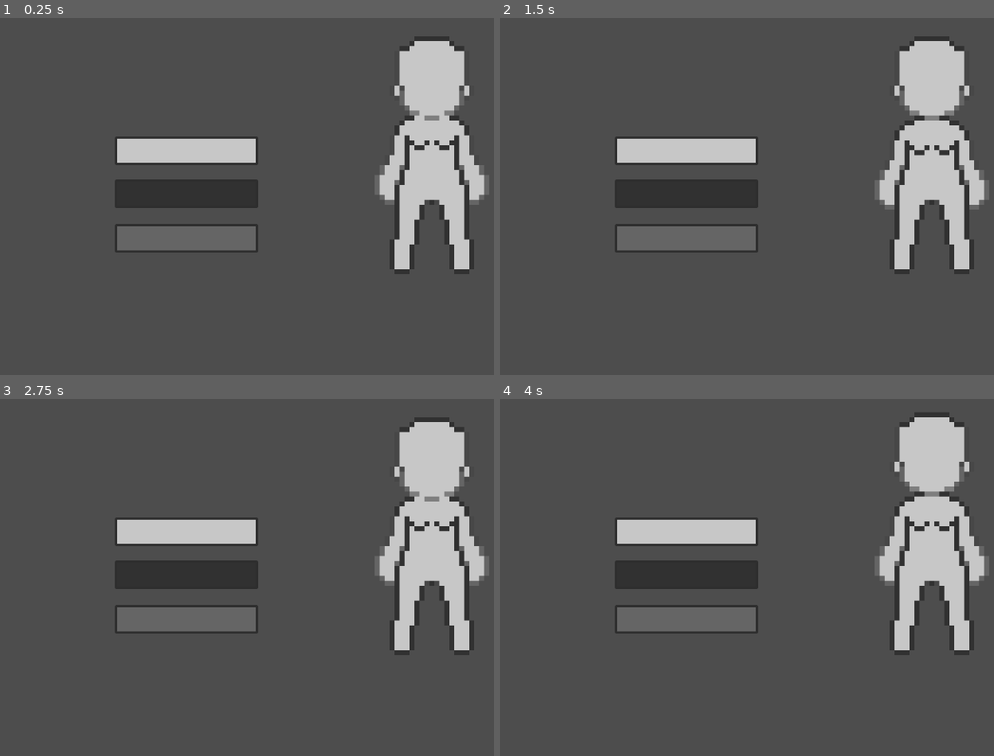
Above: before the commit, frames 1-4 (two rows, left to right).
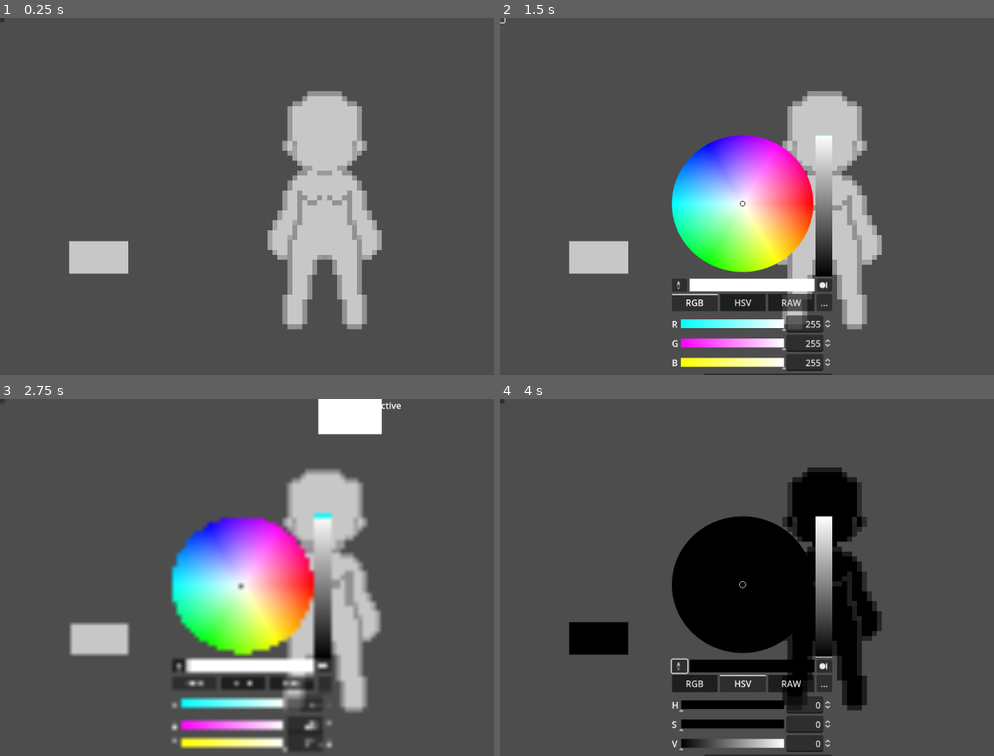
Above: after the commit, the same moments.

Repository: p1petto/Character-maker
Game: Godot game, scene res://Scenes/custom_color_picker.tscn
The game is run twice, just before and just after one commit, with the same random seed, the same clock (stepped at 60 frames per second) and the same inputs.
Inputs (mouse positions are in pixels of both pictures, inside the frame that each line leads up to):
- Up to frame 1 (0.25 s): no input
- Up to frame 2 (1.5 s): click (598, 257) at 0.52 s; click (500, 21) at 1.27 s
- Up to frame 3 (2.75 s): click (177, 666) at 2.02 s
- Up to frame 4 (4 s): click (692, 684) at 2.75 s, where only the run after the commit has a clickable "RGB"; click (742, 684) at 3.5 s, where only the run after the commit has a clickable "HSV"

The runs differ from the first frame. In frame 1, 24% of the frame differs, in the area x 0-99%, y 0-88%; in frame 2, 33%; in frame 3, 35%, in the area x 0-99%, y 0-99%; in frame 4, 34%.

Commit message:
interpolation

Diff:
--- a/Scenes/custom_color_picker.tscn
+++ b/Scenes/custom_color_picker.tscn
@@ -1,17 +1,82 @@
-[gd_scene load_steps=14 format=3 uid="uid://bfcphxa42tny2"]
-
-[ext_resource type="Shader" path="res://Shader/custom_color_picker.gdshader" id="1_mox7f"]
+[gd_scene load_steps=17 format=3 uid="uid://bfcphxa42tny2"]
+
 [ext_resource type="Texture2D" uid="uid://p6tehafnukq0" path="res://Sprites/FemDownIdle.png" id="2_iwkxb"]
 [ext_resource type="Script" path="res://Scripts/AnimatedSprite2D.gd" id="3_5trcp"]
+[ext_resource type="Script" path="res://Scripts/ButtonColor.gd" id="5_553nq"]
+
+[sub_resource type="Shader" id="Shader_7k4lf"]
+code = "shader_type canvas_item;
+uniform vec4 oldcolor1 : source_color;
+uniform vec4 oldcolor2 : source_color;
+uniform vec4 oldcolor3 : source_color;
+uniform vec4 oldcolor4 : source_color;
+uniform vec4 oldcolor5 : source_color;
+
+uniform vec4 newcolor1 : source_color;
+uniform vec4 newcolor2 : source_color;
+uniform vec4 newcolor3 : source_color;
+uniform vec4 newcolor4 : source_color;
+uniform vec4 newcolor5 : source_color;
+
+
+void fragment() {
+	float r = 0.0;
+	float g = 0.0;
+	float b = 0.0;
+
+    if(distance(COLOR, oldcolor1) < 0.1){
+        COLOR = newcolor1;
+	}
+	if(distance(COLOR, oldcolor2) < 0.1)
+	{
+		r = (COLOR.r - newcolor1.r) * 0.6 + newcolor1.r;
+		g = (COLOR.g - newcolor1.g) * 0.6 + newcolor1.g;
+		b = (COLOR.b - newcolor1.b) * 0.6 + newcolor1.b;
+		COLOR.r = r;
+		COLOR.g = g;
+		COLOR.b = b;
+    }
+	if(distance(COLOR, oldcolor3) < 0.1)
+	{
+		r = (COLOR.r - newcolor1.r) * 0.6 + newcolor1.r;
+		g = (COLOR.g - newcolor1.g) * 0.6 + newcolor1.g;
+		b = (COLOR.b - newcolor1.b) * 0.6 + newcolor1.b;
+		COLOR.r = r;
+		COLOR.g = g;
+		COLOR.b = b;
+    }
+	if(distance(COLOR, oldcolor4) < 0.1)
+	{
+		r = (COLOR.r - newcolor1.r) * 0.6 + newcolor1.r;
+		g = (COLOR.g - newcolor1.g) * 0.6 + newcolor1.g;
+		b = (COLOR.b - newcolor1.b) * 0.6 + newcolor1.b;
+		COLOR.r = r;
+		COLOR.g = g;
+		COLOR.b = b;
+    }
+	if(distance(COLOR, oldcolor5) < 0.1)
+	{
+		r = (COLOR.r - newcolor1.r) * 0.6 + newcolor1.r;
+		g = (COLOR.g - newcolor1.g) * 0.6 + newcolor1.g;
+		b = (COLOR.b - newcolor1.b) * 0.6 + newcolor1.b;
+		COLOR.r = r;
+		COLOR.g = g;
+		COLOR.b = b;
+    }
+}"
 
 [sub_resource type="ShaderMaterial" id="ShaderMaterial_3wxpe"]
-shader = ExtResource("1_mox7f")
+shader = SubResource("Shader_7k4lf")
 shader_parameter/oldcolor1 = Color(0.780392, 0.780392, 0.780392, 1)
 shader_parameter/oldcolor2 = Color(0.192157, 0.192157, 0.192157, 1)
 shader_parameter/oldcolor3 = Color(0.396078, 0.396078, 0.396078, 1)
+shader_parameter/oldcolor4 = Color(0.278431, 0.278431, 0.278431, 1)
+shader_parameter/oldcolor5 = Color(0.494118, 0.494118, 0.494118, 1)
 shader_parameter/newcolor1 = Color(0.780392, 0.780392, 0.780392, 1)
 shader_parameter/newcolor2 = Color(0.192157, 0.192157, 0.192157, 1)
 shader_parameter/newcolor3 = Color(0.396078, 0.396078, 0.396078, 1)
+shader_parameter/newcolor4 = Color(0.278431, 0.278431, 0.278431, 1)
+shader_parameter/newcolor5 = Color(0.494118, 0.494118, 0.494118, 1)
 
 [sub_resource type="AtlasTexture" id="AtlasTexture_7akx1"]
 atlas = ExtResource("2_iwkxb")
@@ -77,12 +142,18 @@
 "speed": 5.0
 }]
 
+[sub_resource type="Theme" id="Theme_dexsy"]
+Button/styles/normal = null
+
+[sub_resource type="StyleBoxFlat" id="StyleBoxFlat_4nai1"]
+bg_color = Color(0.780392, 0.780392, 0.780392, 1)
+
 [node name="CustomColorPicker" type="Node2D"]
 
 [node name="AnimatedSprite2D" type="AnimatedSprite2D" parent="."]
 texture_filter = 3
 material = SubResource("ShaderMaterial_3wxpe")
-position = Vector2(786, 249)
+position = Vector2(592, 349)
 scale = Vector2(9, 9)
 sprite_frames = SubResource("SpriteFrames_mniv8")
 autoplay = "default"
@@ -90,6 +161,7 @@
 script = ExtResource("3_5trcp")
 
 [node name="ColorPickerButton" type="ColorPickerButton" parent="."]
+visible = false
 offset_left = 208.0
 offset_top = 215.0
 offset_right = 467.0
@@ -97,6 +169,7 @@
 color = Color(0.780392, 0.780392, 0.780392, 1)
 
 [node name="ColorPickerButton2" type="ColorPickerButton" parent="."]
+visible = false
 offset_left = 208.0
 offset_top = 293.0
 offset_right = 467.0
@@ -104,12 +177,42 @@
 color = Color(0.192157, 0.192157, 0.192157, 1)
 
 [node name="ColorPickerButton3" type="ColorPickerButton" parent="."]
+visible = false
 offset_left = 208.0
 offset_top = 374.0
 offset_right = 467.0
 offset_bottom = 426.0
 color = Color(0.396078, 0.396078, 0.396078, 1)
 
+[node name="Button" type="Button" parent="."]
+offset_left = 125.0
+offset_top = 405.0
+offset_right = 232.0
+offset_bottom = 464.0
+theme = SubResource("Theme_dexsy")
+theme_override_styles/normal = SubResource("StyleBoxFlat_4nai1")
+script = ExtResource("5_553nq")
+metadata/_edit_use_anchors_ = true
+
+[node name="ColorPicker" type="ColorPicker" parent="Button"]
+visible = false
+layout_mode = 0
+offset_left = 182.0
+offset_top = -196.0
+offset_right = 480.0
+offset_bottom = 345.0
+edit_alpha = false
+picker_shape = 2
+metadata/_edit_use_anchors_ = true
+
+[node name="Button2" type="Button" parent="."]
+offset_right = 8.0
+offset_bottom = 8.0
+metadata/_edit_use_anchors_ = true
+
 [connection signal="color_changed" from="ColorPickerButton" to="AnimatedSprite2D" method="_on_color_picker_button_color_changed"]
 [connection signal="color_changed" from="ColorPickerButton2" to="AnimatedSprite2D" method="_on_color_picker_button_2_color_changed"]
 [connection signal="color_changed" from="ColorPickerButton3" to="AnimatedSprite2D" method="_on_color_picker_button_3_color_changed"]
+[connection signal="pressed" from="Button" to="Button" method="_on_pressed"]
+[connection signal="color_changed" from="Button/ColorPicker" to="AnimatedSprite2D" method="_on_color_picker_color_changed"]
+[connection signal="color_changed" from="Button/ColorPicker" to="Button" method="_on_color_picker_color_changed"]
--- a/Scripts/AnimatedSprite2D.gd
+++ b/Scripts/AnimatedSprite2D.gd
@@ -1,5 +1,4 @@
 extends AnimatedSprite2D
-
 
 func _on_color_picker_button_color_changed(color):
 	material.set("shader_parameter/newcolor1",color)
@@ -14,3 +13,14 @@
 func _on_color_picker_button_3_color_changed(color):
 	material.set("shader_parameter/newcolor3",color)
 	pass
+
+
+
+
+func _on_color_picker_color_changed(color):
+	material.set("shader_parameter/newcolor1",color)
+	material.set("shader_parameter/newcolor2", color)
+	material.set("shader_parameter/newcolor3", color)
+	material.set("shader_parameter/newcolor4", color)
+	material.set("shader_parameter/newcolor5", color)
+	pass
--- /dev/null
+++ b/Scripts/ButtonColor.gd
@@ -0,0 +1,18 @@
+extends Button
+
+
+func _ready():
+	pass
+
+
+func _on_pressed():
+	if (get_node("ColorPicker").visible == false):
+		get_node("ColorPicker").visible = true
+	else:
+		get_node("ColorPicker").visible = false
+
+
+func _on_color_picker_color_changed(color):
+	var normal_bg_color = StyleBoxFlat.new()
+	normal_bg_color.bg_color = color
+	add_theme_stylebox_override("normal", normal_bg_color)
--- a/Shader/custom_color_picker.gdshader
+++ b/Shader/custom_color_picker.gdshader
@@ -8,21 +8,21 @@
 uniform vec4 newcolor3 : source_color;
 
 void fragment() {
-    vec4 curr_color = texture(TEXTURE,UV);
+	vec4 curr_color = texture(TEXTURE,UV);
 
-    if(distance(COLOR, oldcolor1) < 0.1){
-        COLOR = newcolor1;
+	if(distance(COLOR, oldcolor1) < 0.1){
+		COLOR = newcolor1;
 	}
 	else if(distance(COLOR, oldcolor2) < 0.1)
 	{
 		 COLOR = newcolor2;
-    }
+	}
 	else if (distance(COLOR, oldcolor3) < 0.1)
 	{
-        COLOR = newcolor3;
-    }
+		COLOR = newcolor3;
+	}
 	else
 	{
-        COLOR = curr_color;
-    }
+		COLOR = curr_color;
+	}
 }
--- a/project.godot
+++ b/project.godot
@@ -12,7 +12,7 @@
 
 config/name="character_maker"
 run/main_scene="res://Scenes/custom_color_picker.tscn"
-config/features=PackedStringArray("4.1", "Mobile")
+config/features=PackedStringArray("4.2", "Mobile")
 config/icon="res://icon.svg"
 
 [rendering]
Binary file removed: Character Creator Notes/images/FemDownIdle.png
Binary file removed: Character Creator Notes/images/Pasted image 20231104181433.png
Binary file removed: Character Creator Notes/images/Pasted image 20231108124750.png
Not shown, removed: Character Creator Notes/Изменение цвета спрайта.md
Not shown, removed: Character Creator Notes/Основы Godot.md
